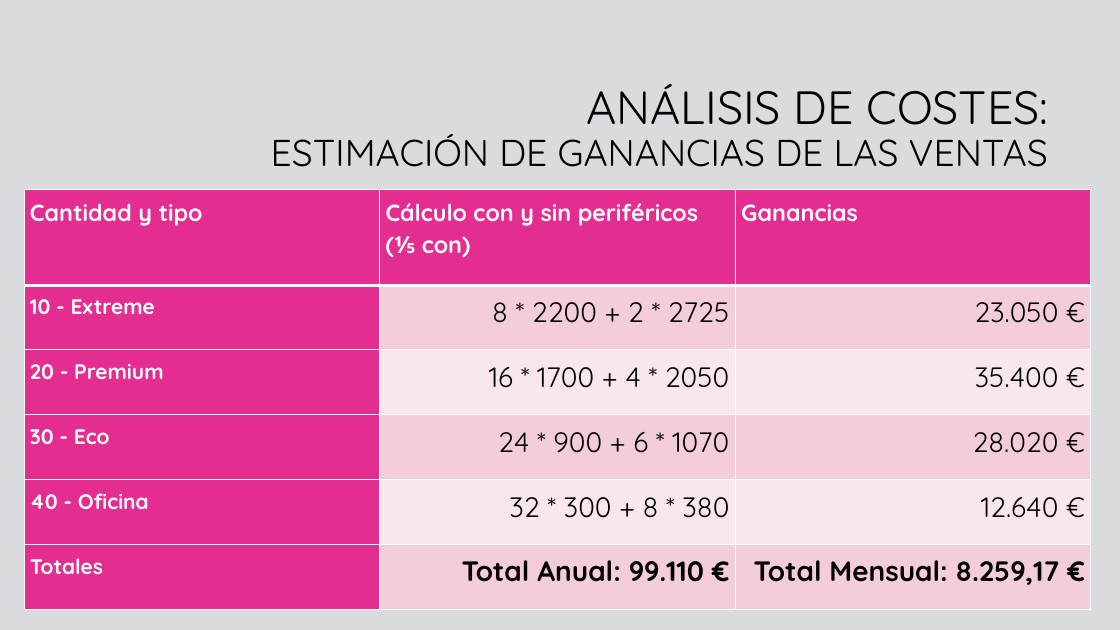
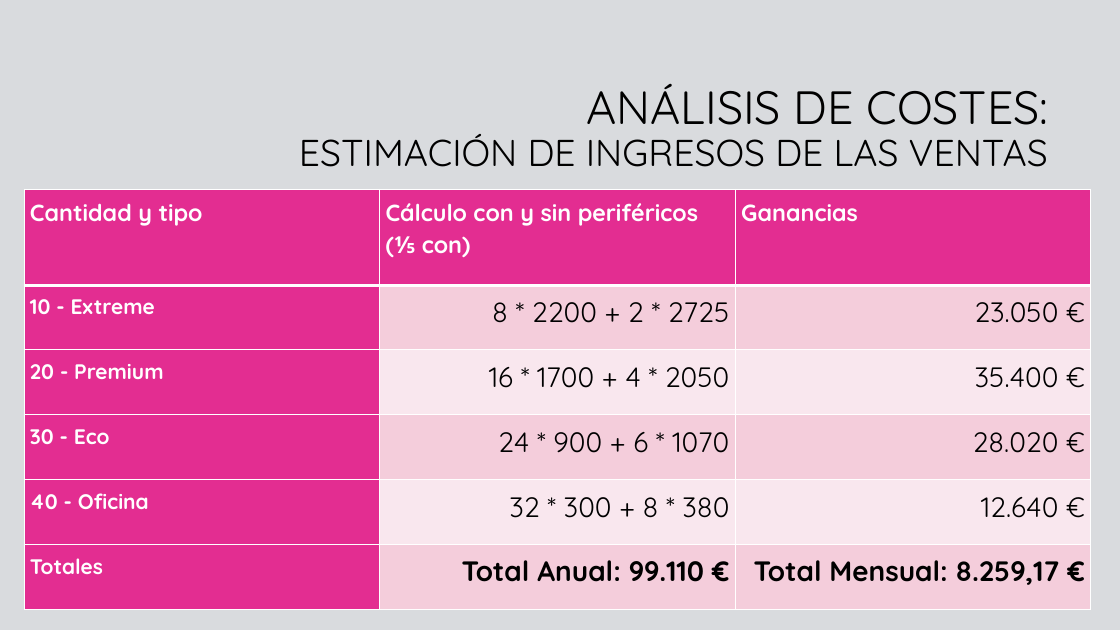
Before and after one commit to Fallest/2-DAM, a slide deck: slide 17 of EMP/Plan de Empresa/Plan_de_empresa.pptx. Drawn at 1120x630 pixels with LibreOffice and Linux fonts; fonts in the diff are those of the drawing; background and template pictures are left out. Boxes give left, top, right and bottom in pixels: in the first picture for what was removed or moved away, otherwise in the second. Text is boxed around its words. In the diff, an @@ line names an element or a change of style, - is before the commit and + after.

```diff
--- a/EMP/Plan de Empresa/Plan_de_empresa.pptx
+++ b/EMP/Plan de Empresa/Plan_de_empresa.pptx
@@ title at [299, 84, 1049, 167]: text changed @@
-ANÁLISIS DE COSTES:
-ESTIMACIÓN DE GANANCIAS DE LAS VENTAS
+ANÁLISIS DE COSTES:
+ESTIMACIÓN DE INGRESOS DE LAS VENTAS
```
Also in this commit, not shown: 3 other slides changed, 7 other files.
